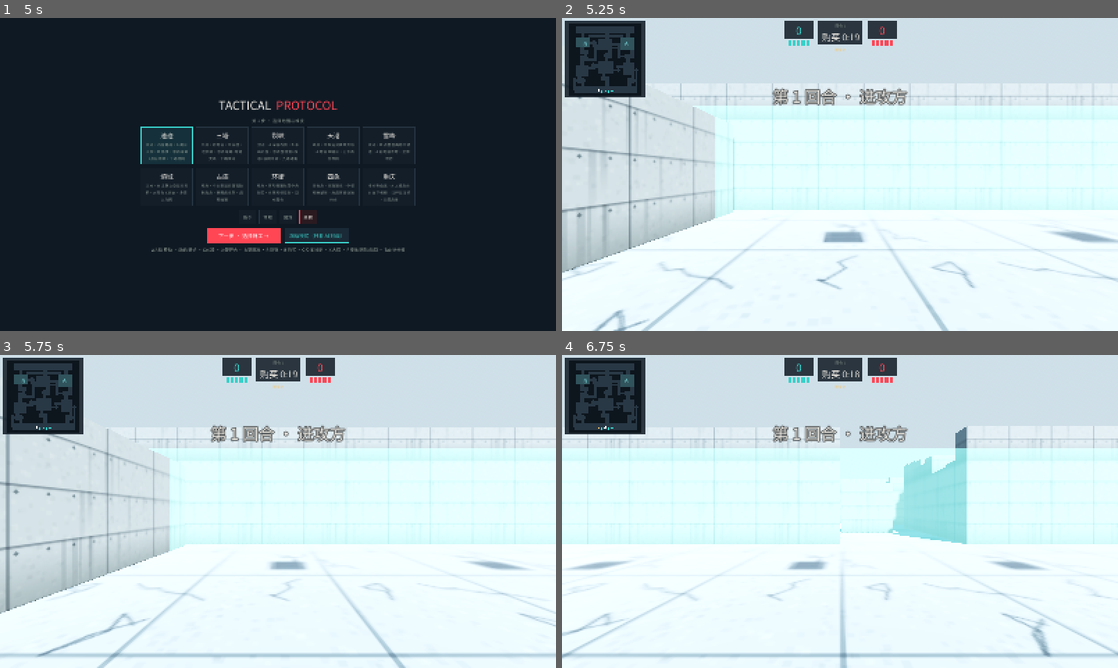
Above: before the commit, frames 1-4 (two rows, left to right).
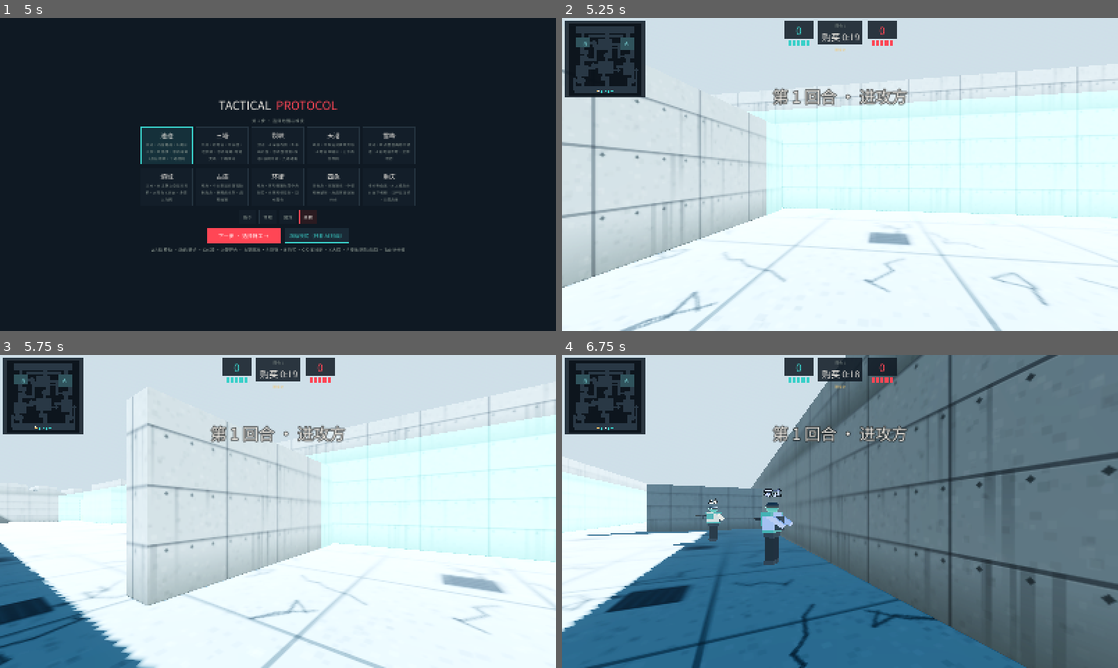
Above: after the commit, the same moments.

Repository: HecreReed/tactical-protocol-godot
Game: Godot game, scene res://scenes/Main.tscn
Two runs of this game, one before a commit and one after it. Both use one fixed random seed, a clock stepped at 60 frames per second and the inputs below.
Inputs (mouse positions are in pixels of both pictures, inside the frame that each line leads up to):
- Up to frame 1 (5 s): click "新手" at 0.5 s; click "常规" at 1.25 s; click "困难" at 2 s; click "天梯" at 2.75 s; click "下一步 · 选择特工 →" at 3.5 s; click "← 返回选图" at 4.25 s
- Up to frame 2 (5.25 s): click "观战模式（只看 AI 对战）" at 5 s
- Up to frame 3 (5.75 s): no input
- Up to frame 4 (6.75 s): tap Enter at 5.75 s; move the mouse to (867, 511) at 5.77 s; press the mouse at (867, 511) at 5.78 s; hold W (move_forward) from 5.78 s (still down); tap Space (jump) at 6.02 s; move the mouse to (812, 511) at 6.52 s; release the mouse at (812, 511) at 6.53 s; tap C (ability_c) at 6.6 s

Frame 1 is identical in both runs. In frame 2, 12% of the frame differs, in the area x 0-100%, y 16-100%; in frame 3, 29%; in frame 4, 79%, in the area x 0-100%, y 0-100%.

Commit message:
Full Valorant-teammate AI port from web bots.js + fixes: attack state machine wait->advance->stage(group-up: execute when 60% of team staged or 5s timeout)->execute->hold; single spike claimer fetches dropped spike while others continue; wounded bots (<32hp) fall back to teammates before re-engaging; carrier never gets distracted hunting; hold-angle scanning sway and advance-scan head movement; buy-phase attackers wander spawn naturally while defenders take positions early; bot separation forces prevent door-jam stacking; defenders: first bot defuses only when safe (no visible enemy, not recently shot) while others take cover angles around spike; semi-auto pistols/snipers/shotguns (Classic/Ghost/Sheriff/Bucky/Guardian/Marshal/Operator) - no more full-auto pistol; buy menu auto-closes when round goes live (with mouse recapture); font subset regenerated covering all new UI strings (settings/spectate/site letters etc)

Diff:
--- a/scripts/bot_ai.gd
+++ b/scripts/bot_ai.gd
@@ -57,6 +57,15 @@
 var last_shot_at := -9.0
 var crouching := false
 var next_repath := 0.0
+var last_hurt_at := -9.0
+var fell_back := false
+var fallback_until := 0.0
+var stage_at := 0.0
+var wander_t := 0.0
+var wander_yaw := 0.0
+var wander_p := Vector3.ZERO
+var has_wander := false
+var spawn_anchor := Vector3.ZERO
 
 func setup(m: Node3D, t: String, aid: String) -> void:
 	main = m
@@ -138,7 +147,7 @@
 		if best == null and target != null and is_instance_valid(target) and target.alive:
 			last_seen = target.global_position
 			hunt_until = now + 4.5
-			if state in ["wait", "advance", "hunt", "post"] and channel == "" and main.can_fight():
+			if state in ["wait", "advance", "hunt", "post", "stage"] and channel == "" and main.can_fight() and main.match_mgr.spike_carrier != self:
 				state = "hunt"
 				set_goal(last_seen)
 		target = best
@@ -171,6 +180,9 @@
 				weapon = main.take_drop(d)
 				state = "wait"
 			return
+	if main.match_mgr.phase == "buy" and main.match_mgr.side_of(self) == "atk":
+		_buy_wander(now)
+		return
 	main.match_mgr.bot_think(self, now)
 	_util_abilities(now)
 
@@ -329,6 +341,7 @@
 	if main.now() < resist_until:
 		dmg *= 0.55
 	hp -= dmg
+	last_hurt_at = main.now()
 	# 受击反应：没有目标时转向攻击者并短暂追击
 	if hp > 0 and killer != null and is_instance_valid(killer) and "team" in killer and killer.team != team:
 		var kp: Vector3 = killer.global_position
@@ -356,6 +369,30 @@
 	set_physics_process(true)
 	global_position = pos
 
+func _buy_wander(now: float) -> void:
+	# 购买阶段在出生区自由走动张望（web buyWander）
+	if now > wander_t:
+		wander_t = now + randf_range(1.5, 3.5)
+		if randf() < 0.35:
+			has_wander = false
+			wander_yaw = yaw + randf_range(-1.6, 1.6)
+		else:
+			has_wander = true
+			wander_p = spawn_anchor + Vector3(randf_range(-5, 5), 0, randf_range(-3.5, 3.5))
+	if has_wander:
+		var d := Vector2(wander_p.x - global_position.x, wander_p.z - global_position.z)
+		if d.length() < 0.6:
+			has_wander = false
+		else:
+			var dn := d.normalized()
+			yaw = lerp_angle(yaw, atan2(-dn.x, -dn.y), 0.1)
+			velocity.x = dn.x * SPEED * 0.42
+			velocity.z = dn.y * SPEED * 0.42
+			return
+	velocity.x *= 0.8
+	velocity.z *= 0.8
+	yaw = lerp_angle(yaw, wander_yaw, 0.05)
+
 func revive_reset(pos: Vector3) -> void:
 	revive_at(pos)
 	velocity = Vector3.ZERO
@@ -365,6 +402,9 @@
 	used_util = false
 	hunt_until = 0.0
 	next_regroup = 0.0
+	fell_back = false
+	has_wander = false
+	spawn_anchor = pos
 	goal = pos
 	path = PackedVector2Array()
 	path_i = 0
--- a/scripts/hud.gd
+++ b/scripts/hud.gd
@@ -492,9 +492,17 @@
 		p.money = mini(9000, p.money + def["cost"])
 	_refresh_buy()
 
+func close_buy() -> void:
+	if not buy_open:
+		return
+	buy_open = false
+	buy_panel.visible = false
+	if not pause_open:
+		Input.mouse_mode = Input.MOUSE_MODE_CAPTURED
+
 func toggle_buy() -> void:
 	if main.match_mgr.phase != "buy":
-		buy_panel.visible = false
+		close_buy()
 		return
 	buy_open = not buy_open
 	buy_panel.visible = buy_open
--- a/scripts/match_mgr.gd
+++ b/scripts/match_mgr.gd
@@ -16,6 +16,7 @@
 var ally_side := "atk"
 var spike_state := "carried"     # carried / planted / dropped
 var spike_carrier: Node = null
+var spike_claimer: Node = null
 var spike_pos := Vector3.ZERO
 var spike_prog := 0.0
 var defuse_prog := 0.0
@@ -84,6 +85,7 @@
 	spike_prog = 0.0
 	defuse_prog = 0.0
 	execute_called = false
+	spike_claimer = null
 	var site_keys: Array = main.map.sites.keys()
 	plan_site = site_keys.pick_random()
 	main.map_rebuild_barriers()
@@ -132,11 +134,12 @@
 				t_phase = n + ROUND_TIME
 				main.map.remove_barriers()
 				main.hud.banner("行动开始")
+				main.hud.close_buy()
 				main.sfx.play("round_start")
 		"live":
 			if n >= t_phase:
 				end_round("def", "时间耗尽")
-			elif n >= live_start + 12.0 and not execute_called:
+			elif n >= live_start + 20.0 and not execute_called:
 				execute_called = true
 			_check_elim()
 		"planted":
@@ -281,27 +284,62 @@
 		return
 	if phase == "planted":
 		if side == "def":
-			if bot.state != "defuse":
-				bot.state = "defuse"
-				bot.set_goal(spike_pos)
-			if bot.global_position.distance_to(spike_pos) < 2.0:
-				defuse_tick(bot, 0.15)
+			# 第一位活着的防守 bot 负责拆包，其余人在附近掩护架枪
+			var defuser: Node = null
+			for e in main.combatants():
+				if e.alive and side_of(e) == "def" and e != main.player:
+					defuser = e
+					break
+			if bot == defuser:
+				if bot.state != "defuse":
+					bot.state = "defuse"
+					bot.set_goal(spike_pos)
+				var safe: bool = bot.target == null and n - bot.last_hurt_at > 1.5
+				if bot.global_position.distance_to(spike_pos) < 2.0 and safe:
+					defuse_tick(bot, 0.15)
+			else:
+				if bot.state != "cover":
+					bot.state = "cover"
+					var ang := randf() * TAU
+					bot.set_goal(spike_pos + Vector3(cos(ang) * 7.0, 0, sin(ang) * 7.0))
+					bot.hold_look = spike_pos
 		else:
 			_assign_post_plant_hold(bot)
 		return
 	if phase != "live":
 		return
-	# 拾取掉落炸弹
+	# 拾取掉落炸弹：单人认领（web 版 sp.claimer），其他人继续任务
 	if side == "atk" and spike_state == "dropped":
-		if bot.state != "fetch":
-			bot.state = "fetch"
-			bot.set_goal(spike_pos)
-		if bot.global_position.distance_to(spike_pos) < 1.6:
-			spike_carrier = bot
-			spike_state = "carried"
-			bot.state = "wait"
-		return
+		if spike_claimer == null or not is_instance_valid(spike_claimer) or not spike_claimer.alive:
+			spike_claimer = bot
+		if spike_claimer == bot:
+			if bot.state != "fetch":
+				bot.state = "fetch"
+				bot.set_goal(spike_pos)
+			if bot.global_position.distance_to(spike_pos) < 1.6:
+				spike_carrier = bot
+				spike_state = "carried"
+				spike_claimer = null
+				bot.state = "wait"
+			return
 	if side == "atk":
+		# 残血刚受伤且非携弹者：回撤找队友（更像人）
+		if bot.hp < 32 and n - bot.last_hurt_at < 2.5 and not bot.fell_back and spike_carrier != bot and bot.state != "fallback":
+			bot.fell_back = true
+			bot.state = "fallback"
+			bot.fallback_until = n + randf_range(3.5, 5.5)
+			var dest := Vector3(bot.global_position.x * 0.5, 0, clampf(bot.global_position.z + 16.0, -36.0, 36.0))
+			for e in main.combatants():
+				if e != bot and e.alive and e.team == bot.team and e.global_position.distance_to(bot.global_position) > 6.0:
+					dest = e.global_position
+					break
+			bot.set_goal(dest)
+			return
+		if bot.state == "fallback":
+			if n > bot.fallback_until or bot.hp > 55:
+				bot.state = "wait"
+			else:
+				return
 		if spike_carrier == bot:
 			var plant: Vector3 = main.map.sites[plan_site]["plant"]
 			if main.map.in_site(bot.global_position) == plan_site and bot.global_position.distance_to(plant) < 4.5:
@@ -315,22 +353,36 @@
 		else:
 			if execute_called:
 				var holds: Array = main.map.atk_holds.get(plan_site, [])
-				if holds.size() > 0 and bot.state != "execute":
+				if holds.size() > 0 and bot.state != "execute" and bot.state != "hold":
 					bot.state = "execute"
 					var h: Dictionary = holds[bot.get_instance_id() % holds.size()]
 					bot.set_goal(h["p"])
 					bot.hold_look = h["look"]
+				elif bot.state == "execute" and bot.nav_finished():
+					bot.state = "hold"
 			elif bot.state == "wait":
 				bot.state = "advance"
 				var st: Vector3 = main.map.stages.get(plan_site, main.map.sites[plan_site]["plant"])
-				bot.set_goal(st)
-			elif bot.state == "advance" and bot.nav_finished() and n >= bot.next_regroup:
-				# 到位后不再原地发呆：护送炸弹手 / 绕集结点游走
-				bot.next_regroup = n + randf_range(2.0, 3.5)
-				var anchor: Vector3 = main.map.stages.get(plan_site, main.map.sites[plan_site]["plant"])
-				if spike_carrier != null and is_instance_valid(spike_carrier) and spike_carrier.alive:
-					anchor = spike_carrier.global_position
-				bot.set_goal(anchor + Vector3(randf_range(-4.0, 4.0), 0, randf_range(-4.0, 4.0)))
+				bot.set_goal(st + Vector3(randf_range(-3.0, 3.0), 0, randf_range(-3.0, 3.0)))
+			elif bot.state == "advance" and bot.nav_finished():
+				bot.state = "stage"
+				bot.stage_at = n
+			elif bot.state == "stage":
+				# 集结：足够队友到场或超时 → 全队执行（web 版 executeT 逻辑）
+				var stage_pos: Vector3 = main.map.stages.get(plan_site, main.map.sites[plan_site]["plant"])
+				var mates := 0
+				var near := 0
+				for e in main.combatants():
+					if e.alive and side_of(e) == "atk" and e != main.player:
+						mates += 1
+						if e.global_position.distance_to(stage_pos) < 13.0:
+							near += 1
+				if near >= maxi(1, int(ceil(mates * 0.6))) or n - bot.stage_at > 5.0:
+					execute_called = true
+				elif n >= bot.next_regroup:
+					# 集结等待时小范围游走警戒
+					bot.next_regroup = n + randf_range(2.0, 3.5)
+					bot.set_goal(stage_pos + Vector3(randf_range(-4.0, 4.0), 0, randf_range(-4.0, 4.0)))
 	else:
 		_assign_def_post(bot)
 		# 长时间无事：小概率轮换驻点，保持地图控制
--- a/scripts/player.gd
+++ b/scripts/player.gd
@@ -347,7 +347,11 @@
 		if Ab.cast(main, self, ck):
 			main.sfx.play("ability")
 		return
-	if Input.is_action_pressed("fire") and main.can_fight() and now >= weapon["next_fire"] and weapon["reload_end"] == 0.0:
+	var fire_held := Input.is_action_pressed("fire")
+	var fire_tap := Input.is_action_just_pressed("fire")
+	var wants_fire: bool = fire_held if weapon["def"].get("auto", true) else fire_tap
+	if rocket_ult > 0 or knife_ult > 0: wants_fire = fire_held
+	if wants_fire and main.can_fight() and now >= weapon["next_fire"] and weapon["reload_end"] == 0.0:
 		if rocket_ult > 0:
 			rocket_ult -= 1
 			weapon["next_fire"] = now + 0.9
--- a/scripts/weapons.gd
+++ b/scripts/weapons.gd
@@ -2,20 +2,20 @@
 class_name Weapons
 
 const LIST := {
-	"classic":  { "name":"Classic",  "cat":"pistol",  "cost":0,    "mag":12, "res":36, "fi":0.148, "rl":1.75, "dmg":{"h":78,  "b":26, "l":22}, "spread":0.35, "range":50 },
-	"ghost":    { "name":"Ghost",    "cat":"pistol",  "cost":500,  "mag":15, "res":45, "fi":0.148, "rl":1.8,  "dmg":{"h":105, "b":30, "l":26}, "spread":0.3,  "range":60 },
-	"sheriff":  { "name":"Sheriff",  "cat":"pistol",  "cost":800,  "mag":6,  "res":18, "fi":0.4,   "rl":2.3,  "dmg":{"h":159, "b":55, "l":47}, "spread":0.45, "range":60 },
+	"classic": { "auto":false, "name":"Classic",  "cat":"pistol",  "cost":0,    "mag":12, "res":36, "fi":0.148, "rl":1.75, "dmg":{"h":78,  "b":26, "l":22}, "spread":0.35, "range":50 },
+	"ghost": { "auto":false, "name":"Ghost",    "cat":"pistol",  "cost":500,  "mag":15, "res":45, "fi":0.148, "rl":1.8,  "dmg":{"h":105, "b":30, "l":26}, "spread":0.3,  "range":60 },
+	"sheriff": { "auto":false, "name":"Sheriff",  "cat":"pistol",  "cost":800,  "mag":6,  "res":18, "fi":0.4,   "rl":2.3,  "dmg":{"h":159, "b":55, "l":47}, "spread":0.45, "range":60 },
 	"frenzy":   { "name":"Frenzy",   "cat":"pistol",  "cost":450,  "mag":13, "res":39, "fi":0.1,   "rl":1.9,  "dmg":{"h":78,  "b":26, "l":22}, "spread":0.6,  "range":40 },
 	"stinger":  { "name":"Stinger",  "cat":"smg",     "cost":950,  "mag":20, "res":60, "fi":0.0625,"rl":2.0,  "dmg":{"h":67,  "b":27, "l":23}, "spread":0.65, "range":45 },
 	"spectre":  { "name":"Spectre",  "cat":"smg",     "cost":1600, "mag":30, "res":90, "fi":0.075, "rl":2.2,  "dmg":{"h":78,  "b":26, "l":22}, "spread":0.5,  "range":50 },
-	"bucky":    { "name":"Bucky",    "cat":"shotgun", "cost":850,  "mag":5,  "res":10, "fi":0.9,   "rl":2.5,  "dmg":{"h":40,  "b":20, "l":17}, "spread":2.6,  "range":22, "pellets":8 },
+	"bucky": { "auto":false, "name":"Bucky",    "cat":"shotgun", "cost":850,  "mag":5,  "res":10, "fi":0.9,   "rl":2.5,  "dmg":{"h":40,  "b":20, "l":17}, "spread":2.6,  "range":22, "pellets":8 },
 	"judge":    { "name":"Judge",    "cat":"shotgun", "cost":1850, "mag":7,  "res":21, "fi":0.45,  "rl":2.6,  "dmg":{"h":34,  "b":17, "l":14}, "spread":2.4,  "range":20, "pellets":7 },
 	"bulldog":  { "name":"Bulldog",  "cat":"rifle",   "cost":2050, "mag":24, "res":72, "fi":0.105, "rl":2.5,  "dmg":{"h":115, "b":35, "l":30}, "spread":0.4,  "range":90 },
-	"guardian": { "name":"Guardian", "cat":"rifle",   "cost":2250, "mag":12, "res":36, "fi":0.165, "rl":2.5,  "dmg":{"h":195, "b":65, "l":49}, "spread":0.3,  "range":100 },
+	"guardian": { "auto":false, "name":"Guardian", "cat":"rifle",   "cost":2250, "mag":12, "res":36, "fi":0.165, "rl":2.5,  "dmg":{"h":195, "b":65, "l":49}, "spread":0.3,  "range":100 },
 	"phantom":  { "name":"Phantom",  "cat":"rifle",   "cost":2900, "mag":30, "res":90, "fi":0.088, "rl":2.5,  "dmg":{"h":156, "b":39, "l":33}, "spread":0.35, "range":90 },
 	"vandal":   { "name":"Vandal",   "cat":"rifle",   "cost":2900, "mag":25, "res":75, "fi":0.096, "rl":2.5,  "dmg":{"h":160, "b":40, "l":34}, "spread":0.4,  "range":100 },
-	"marshal":  { "name":"Marshal",  "cat":"sniper",  "cost":950,  "mag":5,  "res":15, "fi":0.9,   "rl":2.5,  "dmg":{"h":202, "b":101,"l":85}, "spread":0.1,  "range":150, "scope":true },
-	"operator": { "name":"Operator", "cat":"sniper",  "cost":4700, "mag":5,  "res":10, "fi":1.2,   "rl":3.7,  "dmg":{"h":255, "b":150,"l":120},"spread":0.05, "range":200, "scope":true },
+	"marshal": { "auto":false, "name":"Marshal",  "cat":"sniper",  "cost":950,  "mag":5,  "res":15, "fi":0.9,   "rl":2.5,  "dmg":{"h":202, "b":101,"l":85}, "spread":0.1,  "range":150, "scope":true },
+	"operator": { "auto":false, "name":"Operator", "cat":"sniper",  "cost":4700, "mag":5,  "res":10, "fi":1.2,   "rl":3.7,  "dmg":{"h":255, "b":150,"l":120},"spread":0.05, "range":200, "scope":true },
 	"ares":     { "name":"Ares",     "cat":"heavy",   "cost":1600, "mag":50, "res":100,"fi":0.082, "rl":3.2,  "dmg":{"h":72,  "b":30, "l":25}, "spread":0.7,  "range":70 },
 	"odin":     { "name":"Odin",     "cat":"heavy",   "cost":3200, "mag":100,"res":100,"fi":0.063, "rl":3.7,  "dmg":{"h":95,  "b":38, "l":32}, "spread":0.65, "range":80 },
 }
Binary file changed: assets/fonts/NotoSansSC-sub.otf
